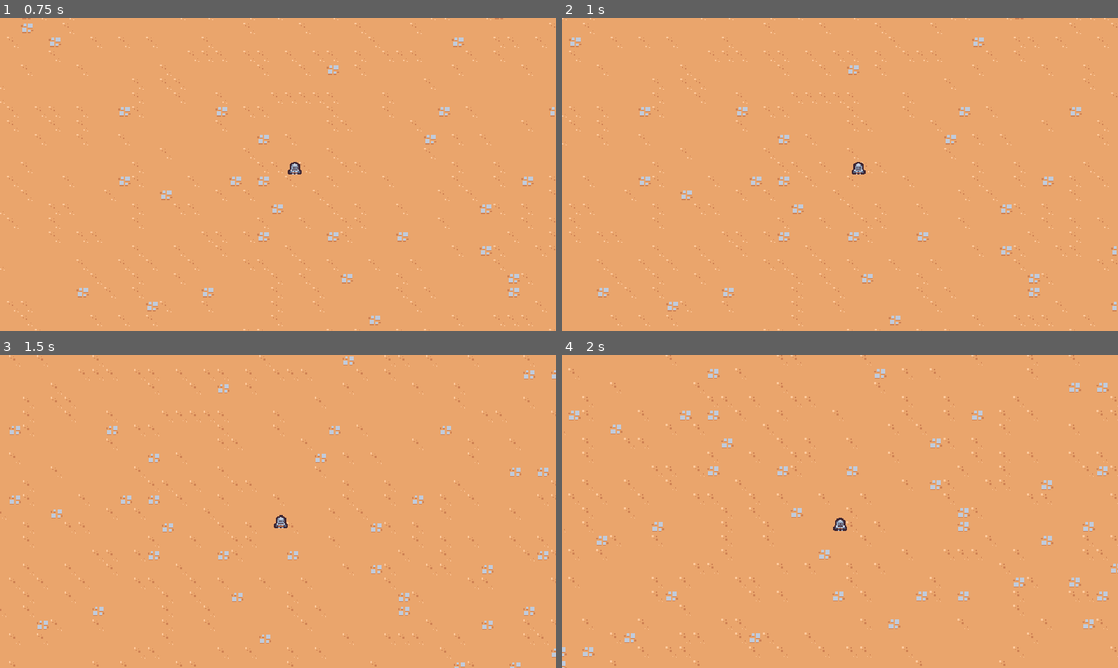
Above: before the commit, frames 1-4 (two rows, left to right).
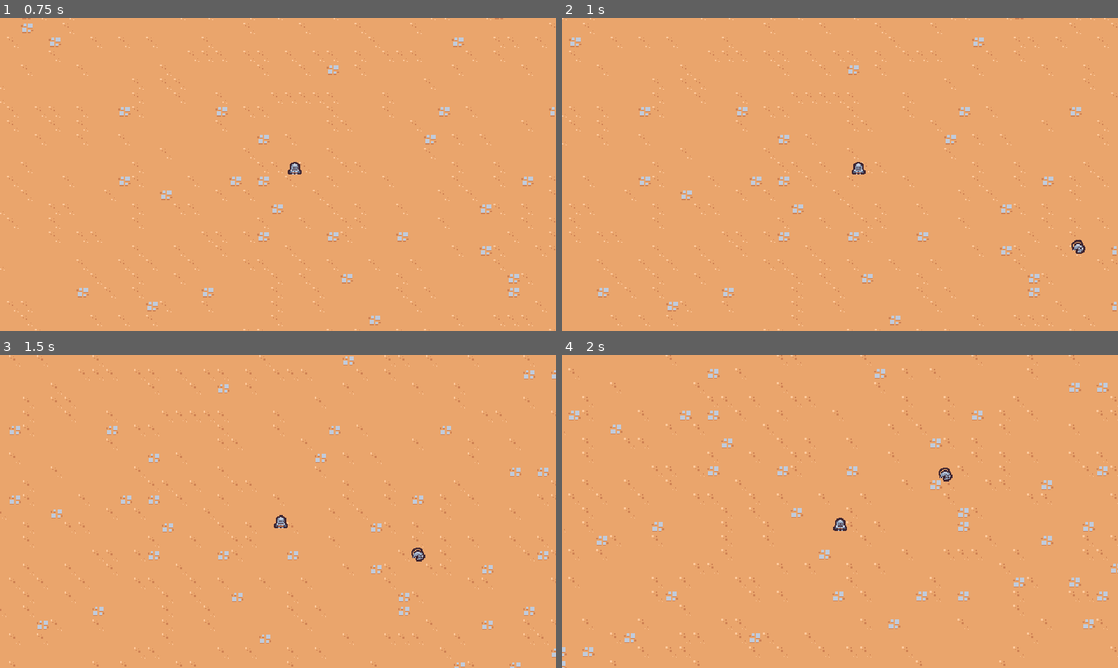
Above: after the commit, the same moments.

Repository: chatton/2DSurvivorGame
Game: Godot game, scene res://scenes/main/main.tscn
Two runs of this game, one before a commit and one after it. Both use one fixed random seed, a clock stepped at 60 frames per second and the inputs below.
Inputs:
- Up to frame 1 (0.75 s): hold Right (move_right) from 0.53 s (still down)
- Up to frame 2 (1 s): keep holding Right (move_right)
- Up to frame 3 (1.5 s): release Right (move_right) at 1.28 s; hold S (move_down) from 1.28 s (still down)
- Up to frame 4 (2 s): keep holding S (move_down)

Frame 1 is identical in both runs. In frame 2, less than 0.1% of the frame differs, in the area x 91-95%, y 70-76%; in frame 3, less than 0.1%; in frame 4, less than 0.1%.

Commit message:
adding basic enemy which follows player

Diff:
--- /dev/null
+++ b/scenes/basic_enemy/basic_enemy.gd
@@ -0,0 +1,21 @@
+extends CharacterBody2D
+
+
+const MAX_SPEED: float = 75
+# Called when the node enters the scene tree for the first time.
+func _ready():
+	pass # Replace with function body.
+
+
+# Called every frame. 'delta' is the elapsed time since the previous frame.
+func _process(delta):
+	var direction: Vector2 = get_direction_to_player()
+	velocity = direction * MAX_SPEED
+	move_and_slide()
+
+
+func get_direction_to_player() -> Vector2:
+	var player_node: Node2D = get_tree().get_first_node_in_group("player") as Node2D
+	if player_node != null:
+		return (player_node.global_position - global_position).normalized()
+	return Vector2.ZERO
--- /dev/null
+++ b/scenes/basic_enemy/basic_enemy.tscn
@@ -0,0 +1,19 @@
+[gd_scene load_steps=4 format=3 uid="uid://cgmcmmsybaejg"]
+
+[ext_resource type="Texture2D" uid="uid://0hiiiftdhuli" path="res://scenes/basic_enemy/basic_enemy.png" id="1_ierqw"]
+[ext_resource type="Script" path="res://scenes/basic_enemy/basic_enemy.gd" id="1_otf5k"]
+
+[sub_resource type="CircleShape2D" id="CircleShape2D_jg3i8"]
+radius = 5.0
+
+[node name="BasicEnemy" type="CharacterBody2D"]
+collision_layer = 0
+script = ExtResource("1_otf5k")
+
+[node name="Sprite2D" type="Sprite2D" parent="."]
+texture = ExtResource("1_ierqw")
+offset = Vector2(2.08165e-12, -4)
+
+[node name="CollisionShape2D" type="CollisionShape2D" parent="."]
+position = Vector2(2.08165e-12, -5)
+shape = SubResource("CircleShape2D_jg3i8")
--- a/scenes/main/main.tscn
+++ b/scenes/main/main.tscn
@@ -1,8 +1,9 @@
-[gd_scene load_steps=4 format=3 uid="uid://5wtbor7n6dva"]
+[gd_scene load_steps=5 format=3 uid="uid://5wtbor7n6dva"]
 
 [ext_resource type="TileSet" uid="uid://dgqear0w3jsd5" path="res://resources/tileset.tres" id="1_10a65"]
 [ext_resource type="PackedScene" uid="uid://cbd16vm3qvk0h" path="res://scenes/game_camera/game_camera.tscn" id="1_d3fj6"]
 [ext_resource type="PackedScene" uid="uid://b2x5akuaqvvwi" path="res://scenes/player/player.tscn" id="1_i5omf"]
+[ext_resource type="PackedScene" uid="uid://cgmcmmsybaejg" path="res://scenes/basic_enemy/basic_enemy.tscn" id="4_8gg05"]
 
 [node name="Main" type="Node"]
 
@@ -15,3 +16,6 @@
 
 [node name="player" parent="." instance=ExtResource("1_i5omf")]
 position = Vector2(84, 81)
+
+[node name="BasicEnemy" parent="." instance=ExtResource("4_8gg05")]
+position = Vector2(499, 188)
--- a/scenes/player/player.tscn
+++ b/scenes/player/player.tscn
@@ -7,6 +7,7 @@
 radius = 5.0
 
 [node name="Player" type="CharacterBody2D" groups=["player"]]
+collision_layer = 0
 script = ExtResource("1_e7ikc")
 
 [node name="Sprite2D" type="Sprite2D" parent="."]
Binary file added: scenes/basic_enemy/basic_enemy.png
Not shown, added: scenes/basic_enemy/basic_enemy.png.import
